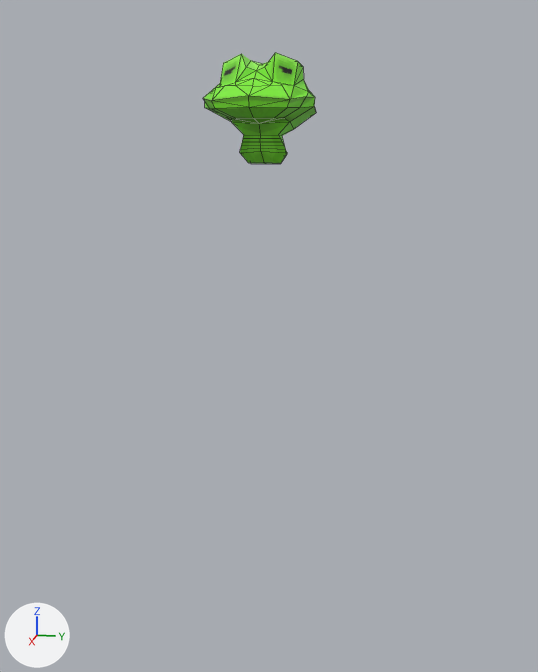
An edit to the Blender file _Assets/Frog/gloo_v5.blend, drawn before and after from the same camera.
One viewpoint serves both versions: a 50 mm camera at (6.28, 1.3, 4.08) aimed at (-0.02, 0.04, 2.5). The lights are fixed; the arrows at lower left show +X, +Y and +Z. Mesh edges are drawn as thin lines.

In view in the first picture: 'c.head'.
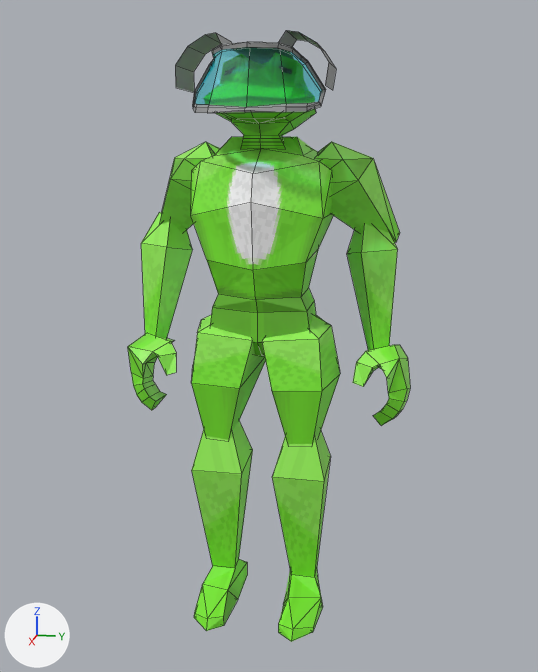
Changed parts and their boxes [x1, y1, x2, y2] in the pictures (538 x 672 px):
'c.torso', shown (green): after [191, 137, 334, 357]
'c.goggles', added: after [175, 30, 336, 113]
'r.leg.lower', shown (green): after [192, 421, 253, 631]
'l.leg.lower', shown (green): after [272, 432, 331, 642]
'l.leg.thigh', shown (green): after [262, 315, 340, 444]
'r.leg.thigh', shown (green): after [191, 315, 266, 440]
'l.arm.lower', shown (green): after [347, 224, 398, 351]
'l.arm.upper', shown (green): after [316, 141, 400, 243]
'r.arm.lower', shown (green): after [141, 212, 193, 339]
'l.hand', shown (green): after [353, 345, 410, 426]
'r_hand', shown (green): after [128, 333, 176, 410]
'r.arm.upper', shown (green): after [160, 142, 220, 233]
'c.head', unchanged, covered by the edit: before [203, 53, 316, 164]; after [216, 109, 316, 148]

Edits to the bpy script that builds the scene:
```text
Add mat_helmet:
    mat_helmet = principled_material('Helmet')
    mat_helmet.base_color = (0.333, 0.342, 0.342)  # grey #9c9e9e
Add mat_visor:
    mat_visor = bpy.data.materials.new('Visor')
    # nodes: BsdfAnisotropic, BsdfDiffuse, BsdfGlass, BsdfTransparent, Fresnel, Mix, MixShader, OutputMaterial, TexNoise, Value
    # colours: cyan #37cae8, cyan #4abca9, cyan #96f9ff, cyan #8be7db
Add me_plane:
    me_plane.from_pydata(...)  # 59 vertices, 49 faces; spans x -2.29..0.0, y -0.42..1.88, z -5.57..0.01
    # faces by material slot: [15, 34]
    me_plane.materials.append(mat_visor)
    me_plane.materials.append(mat_helmet)  # grey #9c9e9e
Change ob_c_torso:
    remove ob_c_torso.hide_set(True)
Change ob_l_arm_lower:
    remove ob_l_arm_lower.hide_set(True)
Change ob_l_arm_upper:
    remove ob_l_arm_upper.hide_set(True)
Change ob_l_hand:
    remove ob_l_hand.hide_set(True)
Change ob_l_leg_lower:
    remove ob_l_leg_lower.hide_set(True)
Change ob_l_leg_thigh:
    remove ob_l_leg_thigh.hide_set(True)
Change ob_r_arm_lower:
    remove ob_r_arm_lower.hide_set(True)
Change ob_r_arm_upper:
    remove ob_r_arm_upper.hide_set(True)
Change ob_r_leg_lower:
    remove ob_r_leg_lower.hide_set(True)
Change ob_r_leg_thigh:
    remove ob_r_leg_thigh.hide_set(True)
Change ob_r_hand:
    remove ob_r_hand.hide_set(True)
Add ob_c_goggles:
    ob_c_goggles = bpy.data.objects.new('c.goggles', me_plane)
    ob_c_goggles.location = (0.71, 0.0, 4.47)
    ob_c_goggles.rotation_euler = (1.571, 0.0, 1.571)  # degrees (90, 0, 90)
    ob_c_goggles.scale = (0.256, 0.256, 0.256)
    _m = ob_c_goggles.modifiers.new('Mirror', 'MIRROR')
    _m.use_clip = True
```
